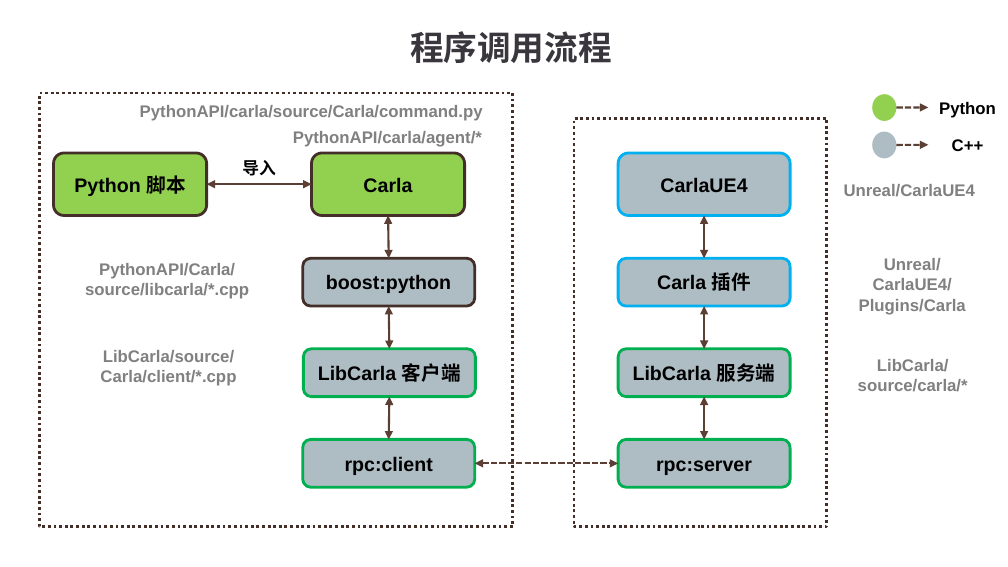
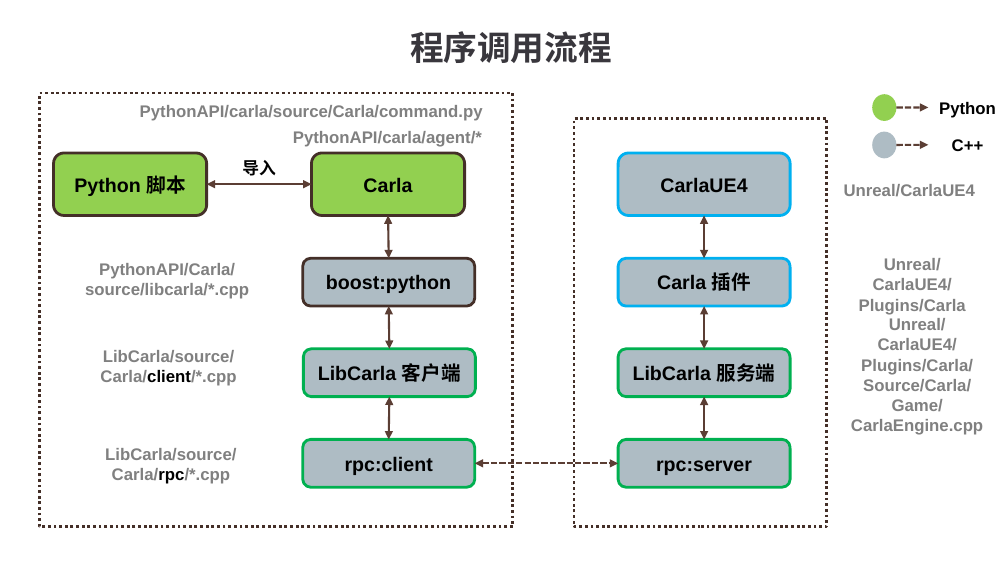
Before and after one commit to OpenHUTB/carla_doc, a slide deck: slide 2 of docs/img/Carla.pptx. Drawn at 1008x567 pixels with LibreOffice and Linux fonts; fonts in the diff are those of the drawing. Boxes give left, top, right and bottom in pixels: in the first picture for what was removed or moved away, otherwise in the second. Text is boxed around its words. In the diff, an @@ line names an element or a change of style, - is before the commit and + after.

```diff
--- a/docs/img/Carla.pptx
+++ b/docs/img/Carla.pptx
@@ text at (x1=851, y1=318, x2=983, y2=435): text changed @@
-LibCarla/source/carla/*
+Unreal/CarlaUE4/Plugins/Carla/Source/Carla/Game/CarlaEngine.cpp
@@ rectangle "LibCarla/source/Carla/client/*.cpp" at (x1=68, y1=349, x2=270, y2=382): text colour #808080 to #000000 in "LibCarla/source/Carla/client/*.cpp" @@
@@ rectangle added at (x1=70, y1=447, x2=272, y2=480), fill #FFFFFF, 12 pt, text #808080, bold @@
+LibCarla/source/Carla/rpc/*.cpp
```
Also in this commit, not shown: 5 other files.
